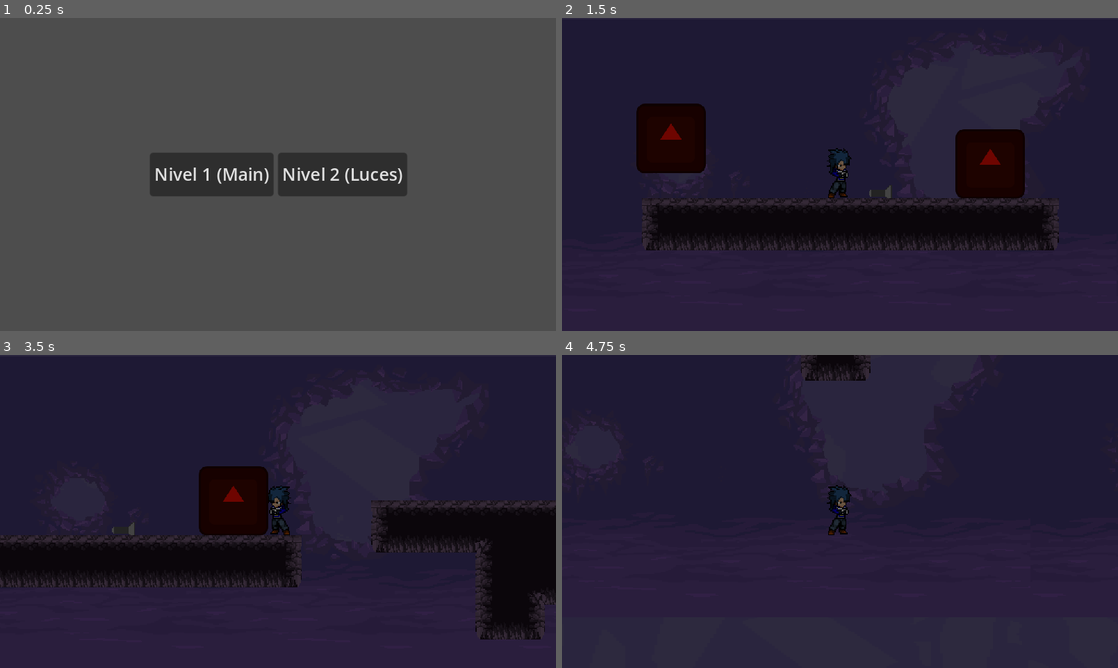
Above: before the commit, frames 1-4 (two rows, left to right).
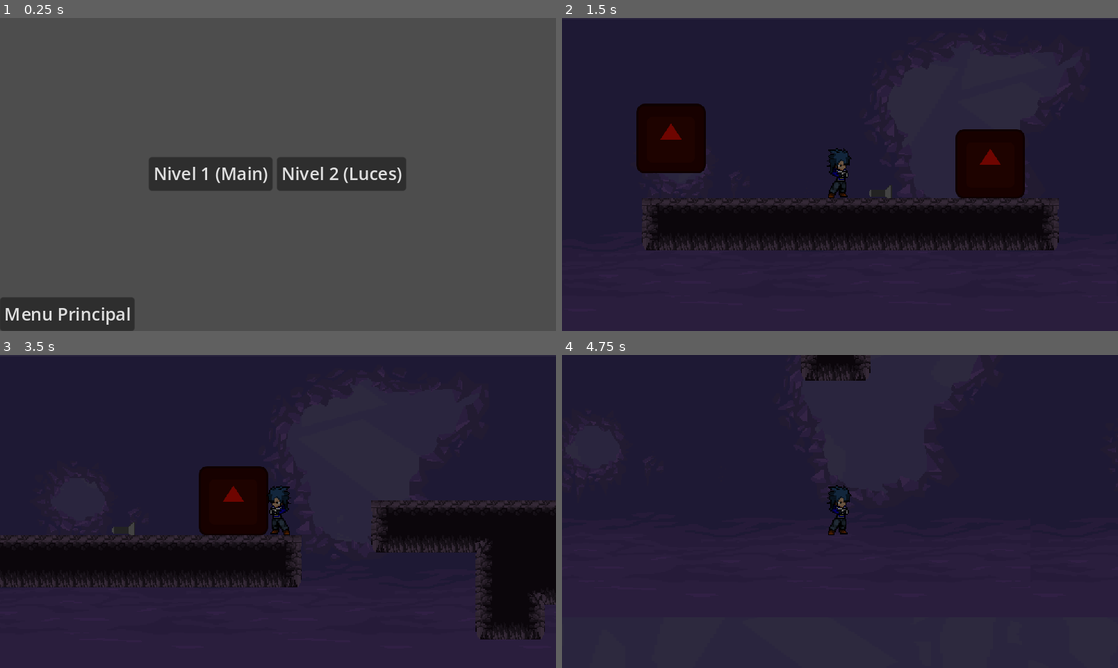
Above: after the commit, the same moments.

Repository: ChunchoMetalero/CC5408-Taller-de-Diseno-y-Desarrollo-de-Videojuegos
Game: Godot game, scene res://scenes/Main Game/niveles.tscn
The game is run twice, just before and just after one commit, with the same random seed, the same clock (stepped at 60 frames per second) and the same inputs. This scene is started directly instead of the project's main scene. The engine's default icon, where the game draws it, is replaced by a stand-in: a white triangle on a blue panel in a dark square.
Inputs:
- Up to frame 1 (0.25 s): no input
- Up to frame 2 (1.5 s): click "Nivel 1 (Main)" at 0.5 s; tap Enter at 1.25 s; hold D (right) from 1.28 s (still down); tap Q (drop) at 1.35 s
- Up to frame 3 (3.5 s): tap W (jump) at 1.52, 2.27 s; tap E (interact) at 2.1 s; release D (right) at 2.78 s; hold A (left) from 2.78 s (still down); hold Space (light) from 2.78 s (still down)
- Up to frame 4 (4.75 s): release A (left) at 3.53 s; release Space (light) at 3.53 s; hold D (right) from 3.53 s (still down); tap Q (drop) at 3.6 s; tap W (jump) at 3.77, 4.52 s; tap E (interact) at 4.35 s

The runs differ from the first frame. In frame 1, 4.7% of the frame differs, in the area x 0-74%, y 43-100%; in frame 2, nothing differs; in frame 3, less than 0.1%; in frame 4, nothing differs.

Commit message:
Creación de menu de pausa

Diff:
--- /dev/null
+++ b/Menu de pausa.gd
@@ -0,0 +1,31 @@
+extends MarginContainer
+
+@export var menu: PackedScene
+# Called when the node enters the scene tree for the first time.
+func _ready():
+	hide()
+
+
+
+
+
+# Called every frame. 'delta' is the elapsed time since the previous frame.
+func _process(delta):
+	pass
+
+func _input(event):
+	if event.is_action_pressed("pause"):
+		visible = !visible
+		get_tree().paused = visible
+
+func _on_menu_pressed():
+	get_tree().change_scene_to_file("res://scenes/Main Game/menu_principal.tscn")
+
+
+func _on_nivel_pressed():
+	get_tree().change_scene_to_file("res://scenes/Main Game/niveles.tscn")
+
+
+func _on_reanudar_pressed():
+	hide()
+	get_tree().paused = false
--- a/Niveles.gd
+++ b/Niveles.gd
@@ -20,3 +20,7 @@
 
 func _on_nivel_2_pressed():
 	get_tree().change_scene_to_file("res://Linterna Profe/Luces v2.tscn")
+
+
+func _on_volver_pressed():
+	get_tree().change_scene_to_file("res://scenes/Main Game/menu_principal.tscn")
--- a/scenes/Elementos/main.tscn
+++ b/scenes/Elementos/main.tscn
@@ -167,9 +167,6 @@
 
 [node name="Main" type="Node2D"]
 
-[node name="Player" parent="." instance=ExtResource("1_2vbil")]
-position = Vector2(214, 122)
-
 [node name="Cajita con gravedad" type="RigidBody2D" parent="."]
 position = Vector2(401, 119)
 metadata/_edit_group_ = true
@@ -242,3 +239,6 @@
 tile_set = SubResource("TileSet_4gcci")
 format = 2
 layer_0/tile_data = PackedInt32Array(655365, 458752, 9, 655366, 655360, 9, 655367, 655360, 9, 655368, 655360, 9, 655369 …(4425 unchanged characters)…
+
+[node name="Player" parent="." instance=ExtResource("1_2vbil")]
+position = Vector2(214, 122)
--- a/scenes/Elementos/player.tscn
+++ b/scenes/Elementos/player.tscn
@@ -6,6 +6,7 @@
 [ext_resource type="Texture2D" uid="uid://blgsl78qdj5et" path="res://sprites/Flashlight_wide_range_sprite_sheet.png" id="4_u1amj"]
 [ext_resource type="Texture2D" uid="uid://dtcpwet52klsn" path="res://resources/2d_lights_and_shadows_neutral_point_light.webp" id="5_sh10a"]
 [ext_resource type="Script" path="res://scenes/Elementos/LanternPickArea.gd" id="6_eirrn"]
+[ext_resource type="PackedScene" uid="uid://cjkxmhqddvfbm" path="res://scenes/Main Game/menu_de_pausa.tscn" id="7_a16jx"]
 
 [sub_resource type="RectangleShape2D" id="RectangleShape2D_i4jfw"]
 size = Vector2(24, 20)
@@ -313,3 +314,6 @@
 shape = SubResource("CapsuleShape2D_iao4s")
 
 [node name="Camera2D" type="Camera2D" parent="."]
+
+[node name="Menu de pausa" parent="." instance=ExtResource("7_a16jx")]
+size_flags_vertical = 4
--- /dev/null
+++ b/scenes/Main Game/menu_de_pausa.tscn
@@ -0,0 +1,55 @@
+[gd_scene load_steps=3 format=3 uid="uid://cjkxmhqddvfbm"]
+
+[ext_resource type="Script" path="res://Menu de pausa.gd" id="1_6kk7l"]
+[ext_resource type="PackedScene" uid="uid://pa53ixw20x3l" path="res://scenes/Main Game/menu_principal.tscn" id="2_npbk4"]
+
+[node name="Menu de pausa" type="MarginContainer"]
+process_mode = 3
+anchors_preset = 15
+anchor_right = 1.0
+anchor_bottom = 1.0
+grow_horizontal = 2
+grow_vertical = 2
+script = ExtResource("1_6kk7l")
+menu = ExtResource("2_npbk4")
+
+[node name="PanelContainer" type="PanelContainer" parent="."]
+custom_minimum_size = Vector2(300, 200)
+layout_mode = 2
+size_flags_horizontal = 4
+size_flags_vertical = 4
+
+[node name="MarginContainer" type="MarginContainer" parent="PanelContainer"]
+layout_mode = 2
+
+[node name="Label" type="Label" parent="PanelContainer/MarginContainer"]
+layout_mode = 2
+size_flags_horizontal = 4
+size_flags_vertical = 0
+text = "Juego Pausado"
+
+[node name="VBoxContainer" type="VBoxContainer" parent="PanelContainer/MarginContainer"]
+layout_mode = 2
+size_flags_horizontal = 4
+size_flags_vertical = 4
+
+[node name="Reanudar" type="Button" parent="PanelContainer/MarginContainer/VBoxContainer"]
+layout_mode = 2
+size_flags_horizontal = 4
+text = "Reanudar Juego"
+
+[node name="Nivel" type="Button" parent="PanelContainer/MarginContainer/VBoxContainer"]
+layout_mode = 2
+size_flags_horizontal = 4
+size_flags_vertical = 4
+text = "Seleccionar Nivel"
+
+[node name="Menu" type="Button" parent="PanelContainer/MarginContainer/VBoxContainer"]
+layout_mode = 2
+size_flags_horizontal = 4
+size_flags_vertical = 8
+text = "Volver al Menu"
+
+[connection signal="pressed" from="PanelContainer/MarginContainer/VBoxContainer/Reanudar" to="." method="_on_reanudar_pressed"]
+[connection signal="pressed" from="PanelContainer/MarginContainer/VBoxContainer/Nivel" to="." method="_on_nivel_pressed"]
+[connection signal="pressed" from="PanelContainer/MarginContainer/VBoxContainer/Menu" to="." method="_on_menu_pressed"]
--- a/scenes/Main Game/menu_principal.tscn
+++ b/scenes/Main Game/menu_principal.tscn
@@ -23,14 +23,29 @@
 scale = Vector2(0.5, 0.5)
 texture = ExtResource("2_cyc4h")
 
+[node name="Título" type="Label" parent="."]
+layout_mode = 2
+anchor_left = 0.5
+anchor_top = 0.5
+anchor_right = 0.5
+anchor_bottom = 0.5
+offset_left = -121.5
+offset_top = -34.5
+offset_right = 121.5
+offset_bottom = 34.5
+grow_horizontal = 2
+grow_vertical = 2
+theme = ExtResource("1_thtou")
+text = "Ardilla"
+
 [node name="VBoxContainer" type="VBoxContainer" parent="."]
-layout_mode = 2
+layout_mode = 1
+anchors_preset = 2
 anchor_top = 1.0
 anchor_bottom = 1.0
 offset_top = -101.0
 offset_right = 140.0
 grow_vertical = 0
-metadata/_edit_use_anchors_ = true
 
 [node name="Iniciar" type="Button" parent="VBoxContainer"]
 layout_mode = 2
@@ -63,21 +78,6 @@
 layout_mode = 2
 text = "Créditos"
 
-[node name="Título" type="Label" parent="."]
-layout_mode = 2
-anchor_left = 0.5
-anchor_top = 0.5
-anchor_right = 0.5
-anchor_bottom = 0.5
-offset_left = -121.5
-offset_top = -34.5
-offset_right = 121.5
-offset_bottom = 34.5
-grow_horizontal = 2
-grow_vertical = 2
-theme = ExtResource("1_thtou")
-text = "Ardilla"
-
 [connection signal="pressed" from="VBoxContainer/Iniciar" to="." method="_on_iniciar_pressed"]
 [connection signal="pressed" from="VBoxContainer/Niveles" to="." method="_on_niveles_pressed"]
 [connection signal="pressed" from="VBoxContainer/Salir" to="." method="_on_salir_pressed"]
--- a/scenes/Main Game/niveles.tscn
+++ b/scenes/Main Game/niveles.tscn
@@ -11,29 +11,36 @@
 grow_vertical = 2
 script = ExtResource("1_lh1ul")
 
-[node name="HBoxContainer" type="HBoxContainer" parent="."]
+[node name="MarginContainer" type="MarginContainer" parent="."]
 layout_mode = 1
-anchors_preset = 8
-anchor_left = 0.5
-anchor_top = 0.5
-anchor_right = 0.5
-anchor_bottom = 0.5
-offset_left = -20.0
-offset_top = -20.0
-offset_right = 20.0
-offset_bottom = 20.0
+anchors_preset = 15
+anchor_right = 1.0
+anchor_bottom = 1.0
 grow_horizontal = 2
 grow_vertical = 2
 
-[node name="Nivel 1" type="Button" parent="HBoxContainer"]
+[node name="HBoxContainer" type="HBoxContainer" parent="MarginContainer"]
+layout_mode = 2
+size_flags_horizontal = 4
+size_flags_vertical = 4
+
+[node name="Nivel 1" type="Button" parent="MarginContainer/HBoxContainer"]
 layout_mode = 2
 text = "Nivel 1 (Main)"
 
-[node name="Nivel 2" type="Button" parent="HBoxContainer"]
+[node name="Nivel 2" type="Button" parent="MarginContainer/HBoxContainer"]
 layout_mode = 2
 text = "Nivel 2 (Luces)"
 
-[connection signal="pressed" from="HBoxContainer/Nivel 1" to="." method="_on_nivel_1_pressed"]
-[connection signal="pressed" from="HBoxContainer/Nivel 1" to="." method="_on__pressed"]
-[connection signal="pressed" from="HBoxContainer/Nivel 2" to="." method="_on__pressed"]
-[connection signal="pressed" from="HBoxContainer/Nivel 2" to="." method="_on_nivel_2_pressed"]
+[node name="Volver" type="Button" parent="MarginContainer"]
+layout_mode = 2
+size_flags_horizontal = 0
+size_flags_vertical = 8
+text = "Menu Principal
+"
+
+[connection signal="pressed" from="MarginContainer/HBoxContainer/Nivel 1" to="." method="_on__pressed"]
+[connection signal="pressed" from="MarginContainer/HBoxContainer/Nivel 1" to="." method="_on_nivel_1_pressed"]
+[connection signal="pressed" from="MarginContainer/HBoxContainer/Nivel 2" to="." method="_on_nivel_2_pressed"]
+[connection signal="pressed" from="MarginContainer/HBoxContainer/Nivel 2" to="." method="_on__pressed"]
+[connection signal="pressed" from="MarginContainer/Volver" to="." method="_on_volver_pressed"]
Not shown: 1 places in scenes/Elementos/player.tscn that only renumber resources
